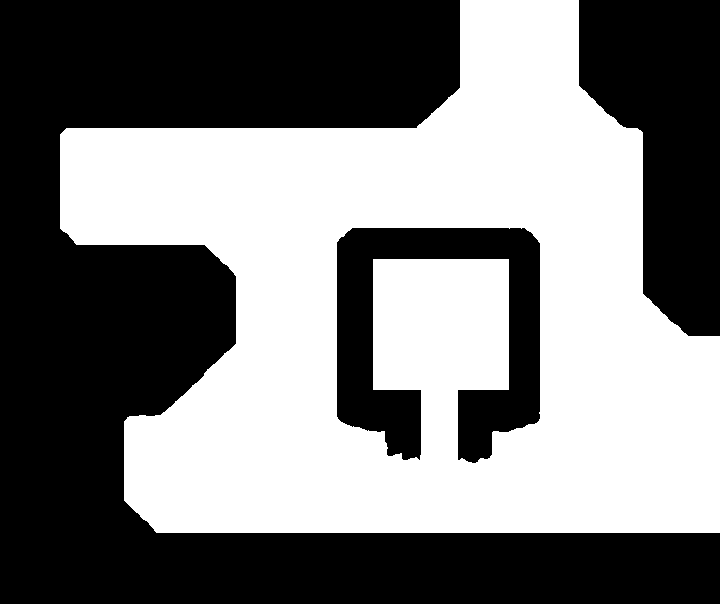
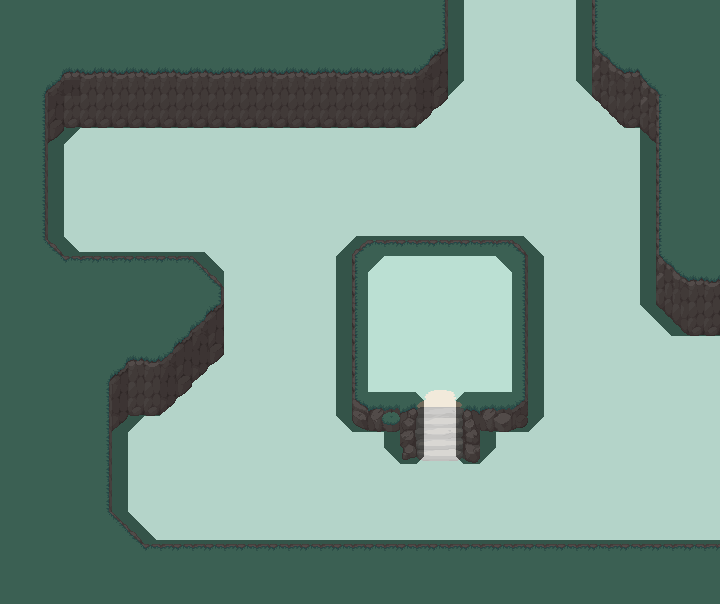
Layer changes from the first 720x604 image to the second:
"Group 4": opacity 100% → 50% over [0, 0, 720, 604]
removed layer "Layer 62" from group "Group 4" over [52, 107, 720, 554]
removed layer "Layer 60 copy 2" from group "Group 4" over [337, 228, 540, 463]
removed layer "Layer 58 copy" from group "Group 4" over [12, 0, 720, 593]
removed layer "Layer 58" from group "Group 4" over [0, 0, 720, 604]
renamed "Layer 59 copy" to "Layer 64 copy 21", blend normal → multiply, painted on it over [0, 0, 720, 604]
removed layer "Layer 59" from group "Group 4" over [592, 0, 720, 336]
showed group "Group 5" (3 layers) over [0, 0, 720, 604]
